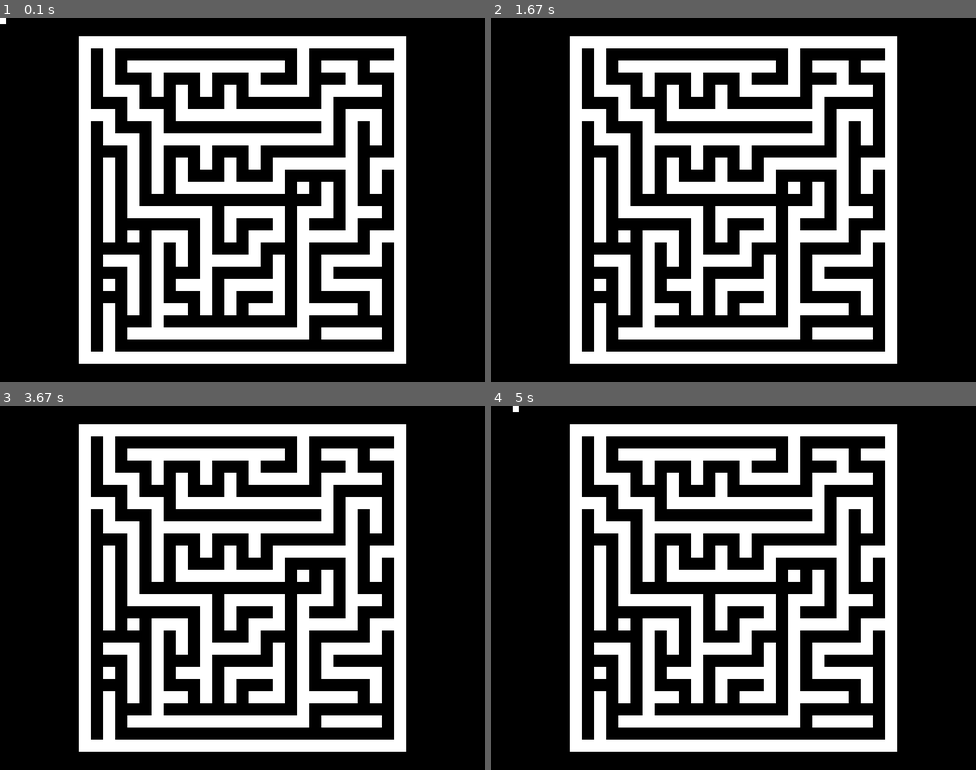
Above: before the commit, frames 1-4 (two rows, left to right).
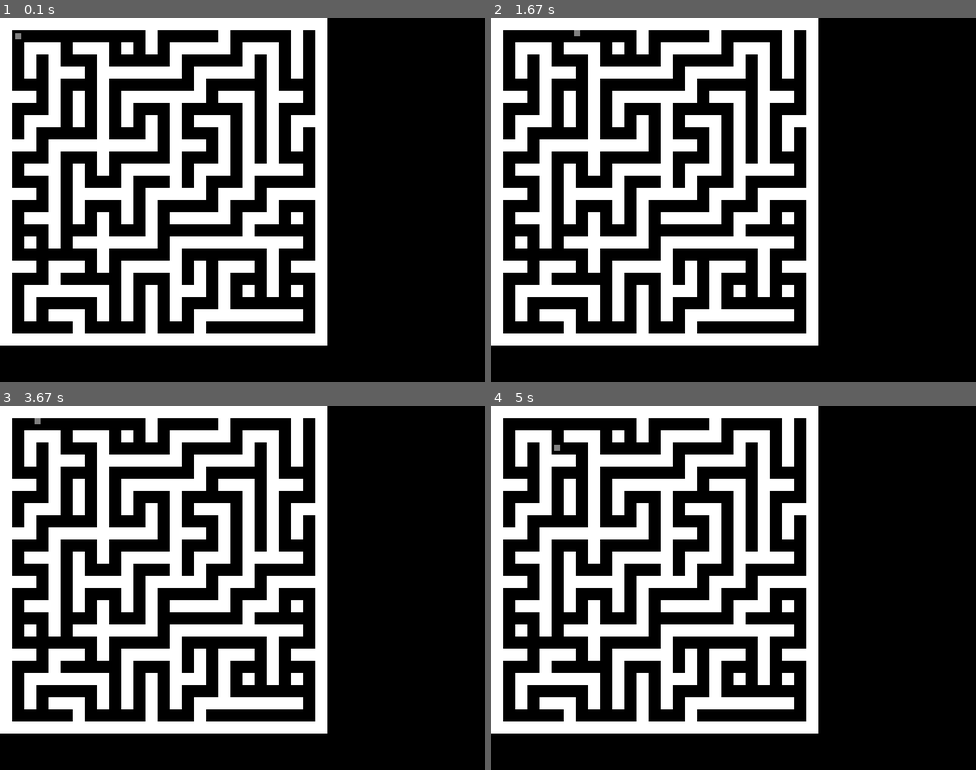
Above: after the commit, the same moments.

Repository: Casserole97/NEA
Game: pygame game, started from MAZE_PYGAME_PROTOTYPE.py
Two runs of this game, one before a commit and one after it. Both use one fixed random seed, a clock stepped at 60 frames per second and the inputs below.
Inputs:
- Up to frame 1 (0.1 s): no input
- Up to frame 2 (1.67 s): hold Right 0.33-0.8 s; hold Up 0.83-1.13 s; hold Right 1.17-1.63 s
- Up to frame 3 (3.67 s): hold Left 1.67-2.2 s; hold Down 2.23-2.53 s; hold Left 2.57-2.97 s; hold Up 3-3.37 s; hold Right from 3.4 s (still down)
- Up to frame 4 (5 s): release Right at 4.03 s; hold Down 4.07-4.43 s; hold Left 4.47-4.93 s; hold Right from 4.97 s (still down)

The runs differ from the first frame. In frame 1, 42% of the frame differs, in the area x 0-84%, y 0-95%; in frame 2, 42%; in frame 3, 42%; in frame 4, 42%.

Commit message:
Changed tiles to sprites and added a proper collision system.

Diff:
--- a/MAZE_PYGAME_PROTOTYPE.py
+++ b/MAZE_PYGAME_PROTOTYPE.py
@@ -1,5 +1,5 @@
 import pygame
-from random import choice, random
+from random import choice, random, randint
 pygame.init()
 
 # REMEMBER THE DIFFERENCE BETWEEN X/Y AND ROW/COLUMN.
@@ -11,26 +11,44 @@
 # 3              | 3
 # 4              | 4
 
-# Declaring variables.
+# Declaring constants.
+# Size of the screen.
 MAX_WIDTH = 800
 MAX_HEIGHT = 600
-COLOR1 = (255, 255, 255)
-COLOR2 = (0, 0, 0)
-
-# Creating the surface which will be displayed.
-DisplaySurface = pygame.display.set_mode((MAX_WIDTH, MAX_HEIGHT))
-DisplaySurface.fill(COLOR2)
-pygame.display.set_caption("Game")
-
-# Basic class that acts as a coordinate on a map.
+
+# Colours to be used in the game.
+COLOUR1 = (255, 255, 255)
+COLOUR2 = (0, 0, 0)
+COLOUR3 = (128, 128, 128)
+
+# The size, in pixels, of a side of each individual square tile. Important
+# constant, as many variables will depend on it.
+TILE_PIXELS = 20
+
+# Four sprite groups to which the respective sprites will be added to.
+TILES = pygame.sprite.Group()
+WALLS = pygame.sprite.Group()
+CELLS = pygame.sprite.Group()
+PSSGS = pygame.sprite.Group()
+
+# Creating the screen which will be displayed.
+DISPLAY_SURFACE = pygame.display.set_mode((MAX_WIDTH, MAX_HEIGHT))
+DISPLAY_SURFACE.fill(COLOUR2)
+pygame.display.set_caption("yooo pog pog pog")
+
+# Sprite that acts as a row/column coordinate on the grid.
 # Only needed for other classes to inherit from, will never be placed
 # on the grid.
-class Tile():
-    def __init__(self, row, col):
+class Tile(pygame.sprite.Sprite):
+    def __init__(self, row, col):
+        super().__init__()
         self.row = row
         self.col = col
-
-    # Return row and column.
+        self.image = pygame.Surface((TILE_PIXELS, TILE_PIXELS))
+        self.rect = self.image.get_rect()
+        TILES.add(self)
+
+    # Return the row and column in the grid on which the tile resides.
     def GetPos(self):
         return self.row, self.col
 
@@ -39,6 +57,9 @@
     def __init__(self, row, col):
         super().__init__(row, col)
         self.type = "WALL"
+        self.colour = COLOUR1
+        self.image.fill(self.colour)
+        WALLS.add(self)
 
 # A tile that can be walked through. It acts as the nodes of a graph.
 class Cell(Tile):
@@ -46,6 +67,9 @@
         super().__init__(row, col)
         self.type = "CELL"
         self.visited = False
+        self.colour = COLOUR2
+        self.image.fill(self.colour)
+        CELLS.add(self)
 
     # Return a boolean.
     def IsVisited(self):
@@ -61,20 +85,20 @@
     def __init__(self, row, col):
         super().__init__(row, col)
         self.type = "PASSAGE"
+        self.colour = COLOUR2
+        self.image.fill(self.colour)
+        PSSGS.add(self)
 
 # The grid class is basically a two dimensional array with special methods.
 # Each space will hold either a wall, a cell, or a passage.
 class Grid():
-    def __init__(self, vertical_cells, horizontal_cells, tile_pixels):
+    def __init__(self, vertical_cells, horizontal_cells):
         # Maximum vertical and horizontal tiles in the grid.
         self.MAX_VER_TILES = vertical_cells*2+1
         self.MAX_HOR_TILES = horizontal_cells*2+1
-        # The lengths of the sides of a tile square in pixels.
-        self.tile_pixels = tile_pixels
-        # Total vertical and horizontal pixels used for the surface on which
-        # the grid will be drawn.
-        self.total_ver_pixels = self.MAX_VER_TILES*tile_pixels
-        self.total_hor_pixels = self.MAX_HOR_TILES*tile_pixels
+        # Total vertical and horizontal pixels that the grid will take up.
+        self.total_ver_pixels = self.MAX_VER_TILES*TILE_PIXELS
+        self.total_hor_pixels = self.MAX_HOR_TILES*TILE_PIXELS
         # Initialize a grid of walls and cells.
         self.grid = [[self.__GenerateCellorWall(row, col) for col in range(0, self.MAX_HOR_TILES)] for row in range(0, self.MAX_VER_TILES)]
 
@@ -84,31 +108,6 @@
             return Cell(row, col)
         else:
             return Wall(row, col)
-
-    # Displays the grid in a textual form.
-    def PrintGrid(self):
-        for row in self.grid:
-            print()
-            for tile in row:
-                if tile.type == "WALL":
-                    print('H ', end='')
-                else:
-                    print('  ', end='')
-
-    # The grid is drawn on a new surface which is then returned.
-    def DrawGrid(self):
-        grid_surf = pygame.Surface((self.total_hor_pixels, self.total_ver_pixels))
-        grid_surf.fill(COLOR2)
-        count1 = 0
-        count2 = 0
-        for row in self.grid:
-            for tile in row:
-                if tile.type == "WALL":
-                    pygame.draw.rect(grid_surf, COLOR1, pygame.Rect(count1, count2, self.tile_pixels, self.tile_pixels))
-                count1 += self.tile_pixels
-            count1 = 0
-            count2 += self.tile_pixels
-        return grid_surf
 
     # Return the tile on that row and column.
     def GetTile(self, row, col):
@@ -163,37 +162,103 @@
                 self.CarvePassage(cell, next_cell)
             self.RecursiveBacktracker(next_cell, loop_chance)
 
+    # Displays the grid in a textual form.
+    def PrintGrid(self):
+        for row in self.grid:
+            print()
+            for tile in row:
+                if tile.type == "WALL":
+                    print('H ', end='')
+                else:
+                    print('  ', end='')
+
+    # Update's the tile's positions, as each tile's initial position is (0, 0).
+    def DrawGrid(self):
+        count1 = 0
+        count2 = 0
+        for row in self.grid:
+            for tile in row:
+                tile.rect.update(count1, count2, TILE_PIXELS, TILE_PIXELS)
+                count1 += TILE_PIXELS
+            count1 = 0
+            count2 += TILE_PIXELS
+
+    ### OLD METHOD
+    # Returns a surface on which the maze is drawn.
+    # def DrawGrid(self):
+    #     grid_surf = pygame.Surface((self.total_hor_pixels, self.total_ver_pixels))
+    #     grid_surf.fill(COLOUR2)
+    #     count1 = 0
+    #     count2 = 0
+    #     for row in self.grid:
+    #         for tile in row:
+    #             if tile.type == "WALL":
+    #                 pygame.draw.rect(grid_surf, COLOUR1, pygame.Rect(count1, count2, self.tile_pixels, self.tile_pixels))
+    #             count1 += self.tile_pixels
+    #         count1 = 0
+    #         count2 += self.tile_pixels
+    #     return grid_surf
+
 # Player class.
 class Player(pygame.sprite.Sprite):
-    def __init__(self, pixels):
+    def __init__(self):
         super().__init__()
-        self.image = pygame.Surface((pixels, pixels))
-        self.image.fill(COLOR1)
+        self.image = pygame.Surface((TILE_PIXELS//2, TILE_PIXELS//2))
+        self.image.fill(COLOUR3)
         self.rect = self.image.get_rect()
 
-    def update(self, pressed_keys, speed):
-            # Moves player based on speed.
-            if pressed_keys[pygame.K_UP]:
-                self.rect.move_ip(0, -speed)
-            if pressed_keys[pygame.K_DOWN]:
-                self.rect.move_ip(0, speed)
-            if pressed_keys[pygame.K_LEFT]:
-                self.rect.move_ip(-speed, 0)
-            if pressed_keys[pygame.K_RIGHT]:
-                self.rect.move_ip(speed, 0)
-
-# Initialize grid object, generate maze, and get surface object.
-maze1 = Grid(13, 13, 20)
-maze1.RecursiveBacktracker(maze1.GetTile(1, 1), 0.05)
+    def update(self, pressed_keys):
+        speed = TILE_PIXELS//10
+
+        h_vel = 0
+        v_vel = 0
+
+        # Horizontal movement.
+        if pressed_keys[pygame.K_LEFT]:
+            h_vel = -speed
+            self.rect.move_ip(h_vel, 0)
+        if pressed_keys[pygame.K_RIGHT]:
+            h_vel = speed
+            self.rect.move_ip(h_vel, 0)
+
+        # Checks for collided tiles and prevents movement.
+        collided = pygame.sprite.spritecollide(self, WALLS, False)
+        for wall in collided:
+            if h_vel > 0:
+                self.rect.right = wall.rect.left
+            elif h_vel < 0:
+                self.rect.left = wall.rect.right
+
+        # Vertical movement.
+        if pressed_keys[pygame.K_UP]:
+            v_vel = -speed
+            self.rect.move_ip(0, v_vel)
+        if pressed_keys[pygame.K_DOWN]:
+            v_vel = speed
+            self.rect.move_ip(0, v_vel)
+
+        collided = pygame.sprite.spritecollide(self, WALLS, False)
+        for wall in collided:
+            if v_vel > 0:
+                self.rect.bottom = wall.rect.top
+            elif v_vel < 0:
+                self.rect.top = wall.rect.bottom
+
+# Initializing objects.
+# The grid object is created, populated with tiles, and then the maze algorithm
+# is invoked.
+maze1 = Grid(13, 13)
+maze1.RecursiveBacktracker(maze1.GetTile(13, 13), 0.05)
 maze1_surface = maze1.DrawGrid()
 
-# Create player.
-p1 = Player(10)
-
-# Created a clock object.
+# Player object is initialized and positioned in a cell in the maze.
+p1 = Player()
+p1.rect.center = maze1.GetTile(1, 1).rect.center
+
+# Clock object initialized. Needed to keep FPS stable during each cycle.
 clock = pygame.time.Clock()
 
-# Game loop
+# Game loop. Runs each frame.
 running = True
 while running:
     # If ESC is pressed or the window is closed, the process quits.
@@ -204,14 +269,13 @@
         if event.type == pygame.QUIT:
             running = False
 
-    # Update character's position.
+    # Get the list of pressed keys and update the character's position.
     pressed_keys = pygame.key.get_pressed()
-    p1.update(pressed_keys, 3)
+    p1.update(pressed_keys)
 
     # Draw everything.
-    DisplaySurface.fill(COLOR2)
-    DisplaySurface.blit(maze1_surface, ((MAX_WIDTH-maze1.total_hor_pixels)//2, ((MAX_HEIGHT-maze1.total_ver_pixels)//2)))
-    DisplaySurface.blit(p1.image, p1.rect)
+    TILES.draw(DISPLAY_SURFACE)
+    DISPLAY_SURFACE.blit(p1.image, p1.rect)
 
     # Flip display.
     pygame.display.flip()
--- a/pygame_test.py
+++ b/pygame_test.py
@@ -4,7 +4,7 @@
 import pygame
 import random
 
-from MAZE_PYGAME_PROTOTYPE import DisplaySurface
+from MAZE_PYGAME_PROTOTYPE import DISPLAY_SURFACE
 pygame.init()
 
 # Declaring variables
@@ -42,6 +42,8 @@
             self.rect.move_ip(-speed, 0)
         if pressed_keys[pygame.K_d]:
             self.rect.move_ip(speed, 0)
+        if pressed_keys[pygame.K_d]:
+            self.rect.update(0, 0, 100, 100)
 
 # Player class
 class Player(pygame.sprite.Sprite):
